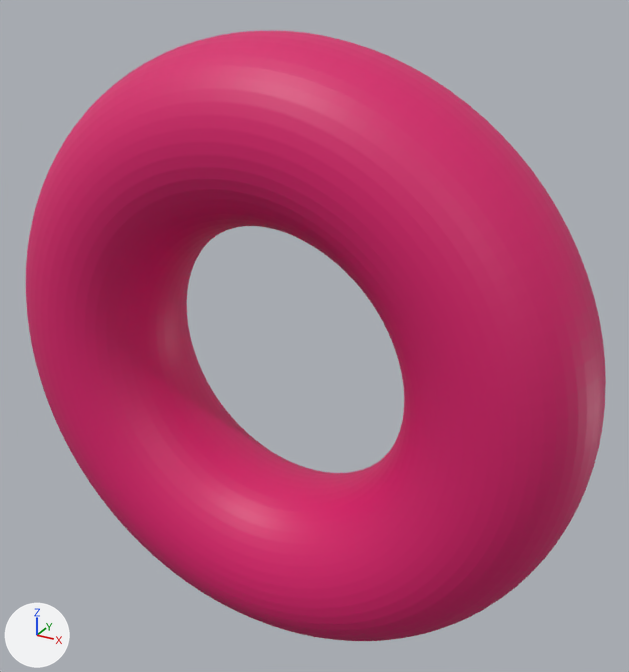
Renders of the glTF model assets/torus_grid_sweep/torus_R1_r3.glb from each side of a commit.
Rendered twice from a 50 mm lens placed at (11.1, -18.41, 10.1), pointed at (0.63, 0.63, 0.58). Every picture has the same lights, and +X, +Y and +Z are marked at lower left. The picture after the commit comes second. Where no turn or scale is listed for an object, it has been applied to the vertices.

In view in the first picture: 'geometry_0'.
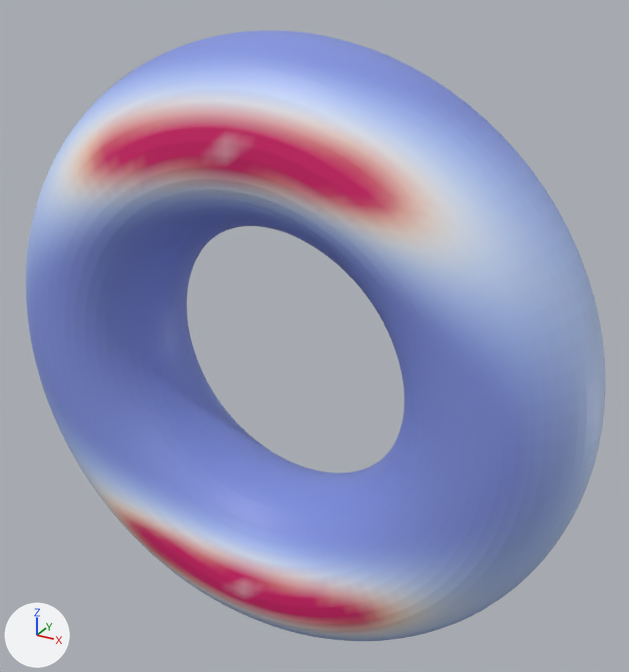
Patch to the scene script:
```diff
--- a/assets/torus_grid_sweep/torus_R1_r3.glb.py
+++ b/assets/torus_grid_sweep/torus_R1_r3.glb.py
@@ me_geometry_0 @@
 me_geometry_0.from_pydata(...)  # 5000 vertices, 10000 faces; spans x -8.4..8.4, y -2.3..2.3, z -8.4..8.4
 # used by ob_geometry_0; location = (0.0, 0.0, 0.0)
+# me_geometry_0 part 1: 8680 faces centred in x -8.4..8.4, y -2.3..2.3, z -8.4..8.4 are repainted in the vertex colours; the middle colour goes from pink #da1c6c to blue #94a9ea
+# me_geometry_0 part 2: 1054 faces centred in x -5.1..5.1, y -2.3..2.3, z -7.0..7.0 are repainted in the vertex colours; the middle colour goes from pink #da1c6c to pink #eaadb1
 me_geometry_0.materials.append(mat_defaultmaterial)
```

Changed parts and their boxes [x1, y1, x2, y2] in the pictures (629 x 672 px):
part 1 of me_geometry_0, recoloured (pink to blue): [26, 31, 606, 641] in both
part 2 of me_geometry_0, recoloured (lighter): [72, 101, 432, 635] in both
